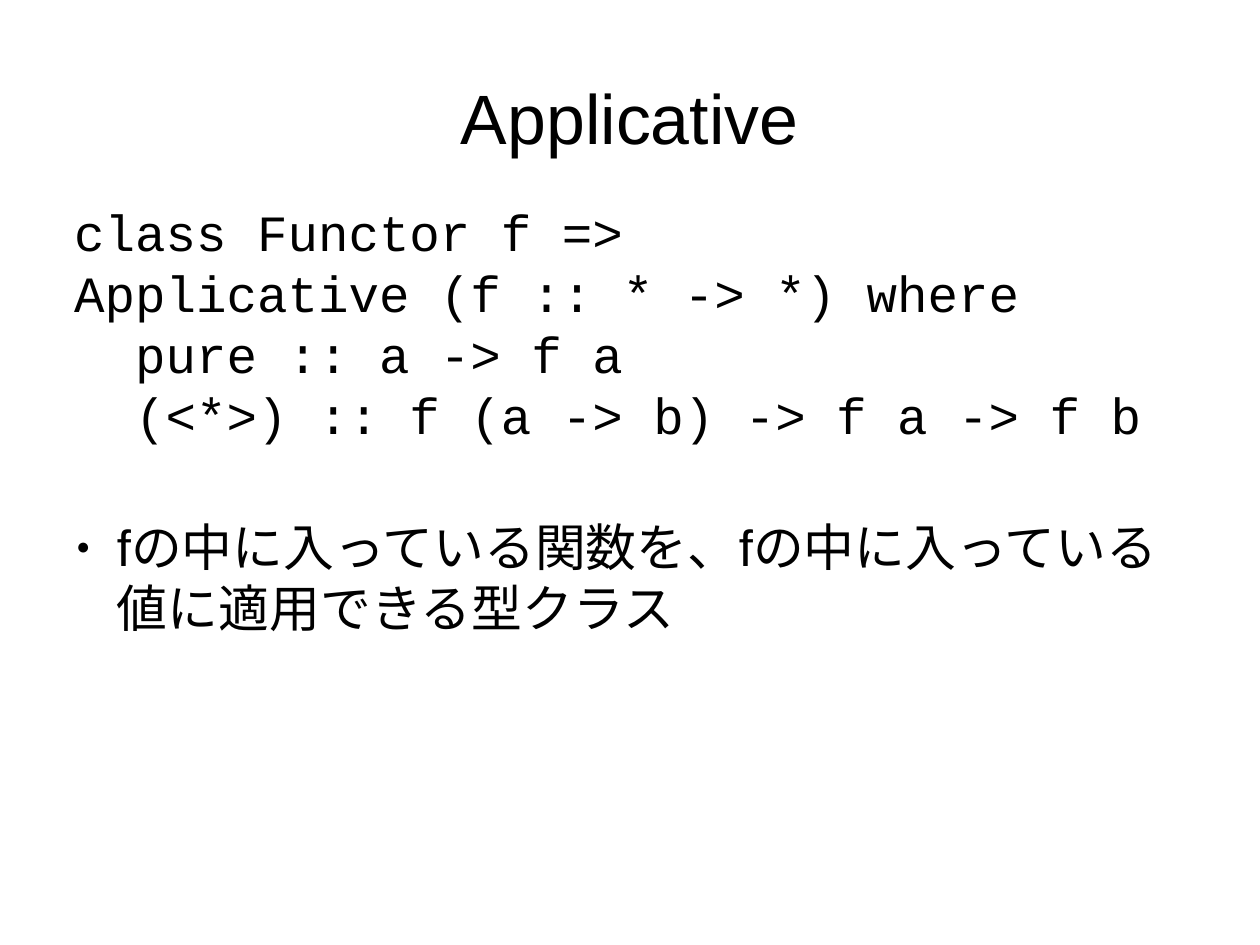
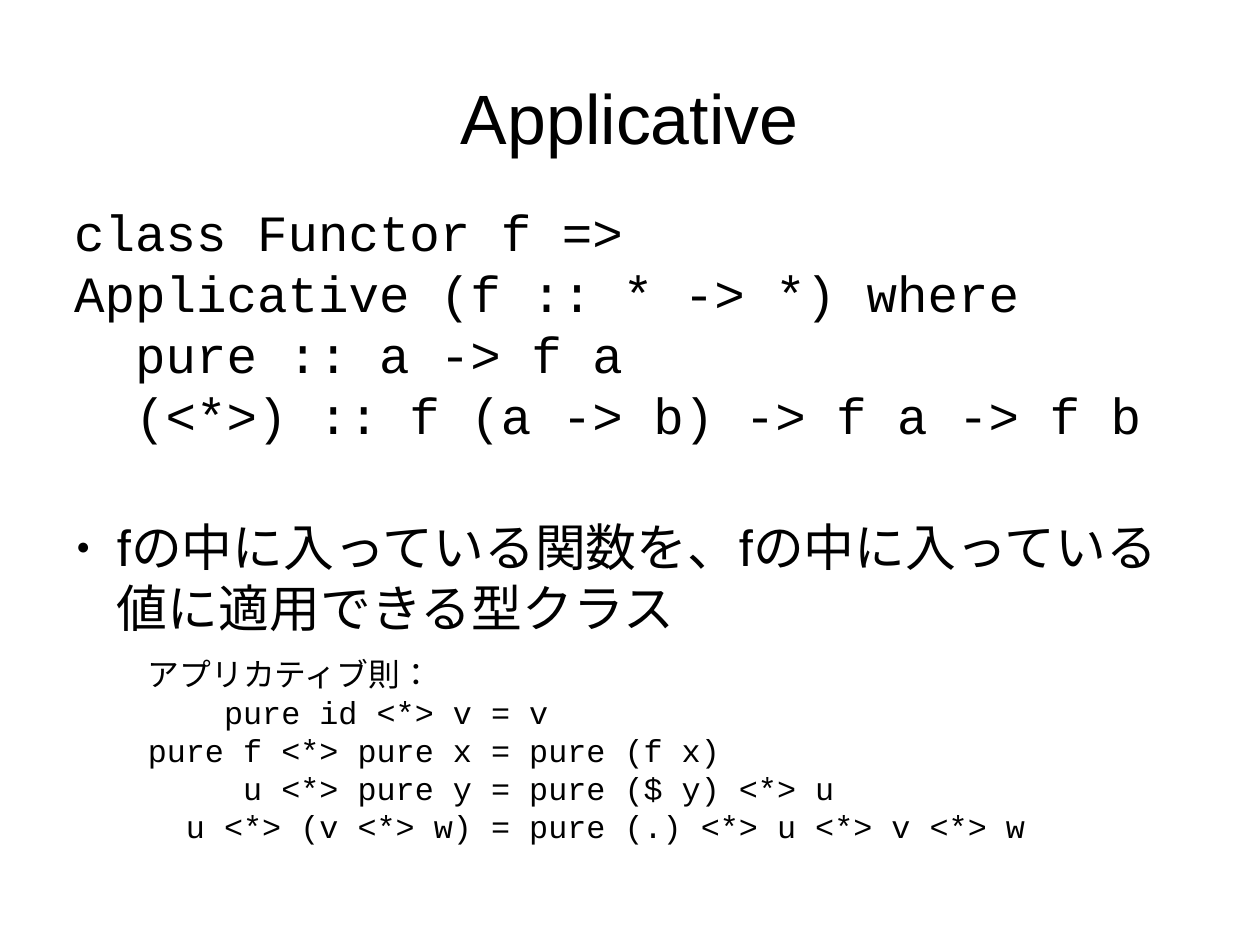
Before and after one commit to nushio3/learn-haskell, a slide deck: slide 82 of Tsukuba-2016.odp (slide 79 before the commit). Drawn at 1260x945 pixels with LibreOffice and Linux fonts; fonts in the diff are those of the drawing. Boxes give left, top, right and bottom in pixels: in the first picture for what was removed or moved away, otherwise in the second. Text is boxed around its words. In the diff, an @@ line names an element or a change of style, - is before the commit and + after.

```diff
--- a/Tsukuba-2016.odp
+++ b/Tsukuba-2016.odp
@@ text added at bbox=[148, 659, 1025, 845], 20 pt, text #000000 @@
+アプリカティブ則：
+pure id <*> v = v
+pure f <*> pure x = pure (f x)
+u <*> pure y = pure ($ y) <*> u
+u <*> (v <*> w) = pure (.) <*> u <*> v <*> w
```
Also in this commit, not shown: 32 other slides changed, 9 slides added, 1 slide removed, 1 other file.
